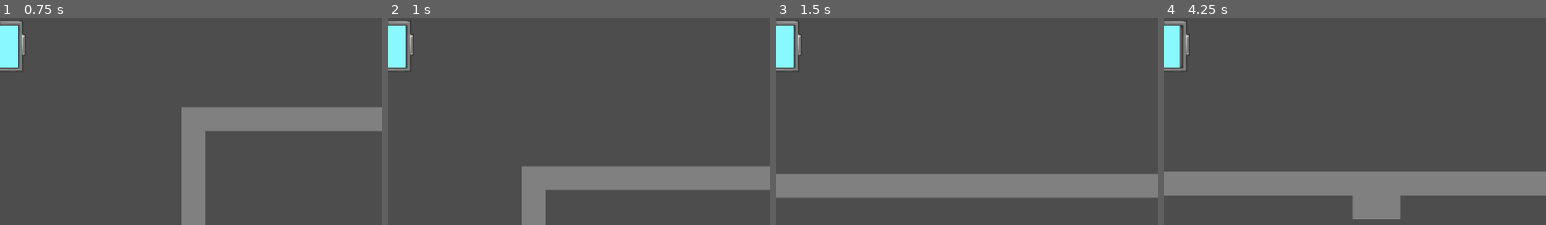
Above: before the commit, frames 1-4 (left to right).
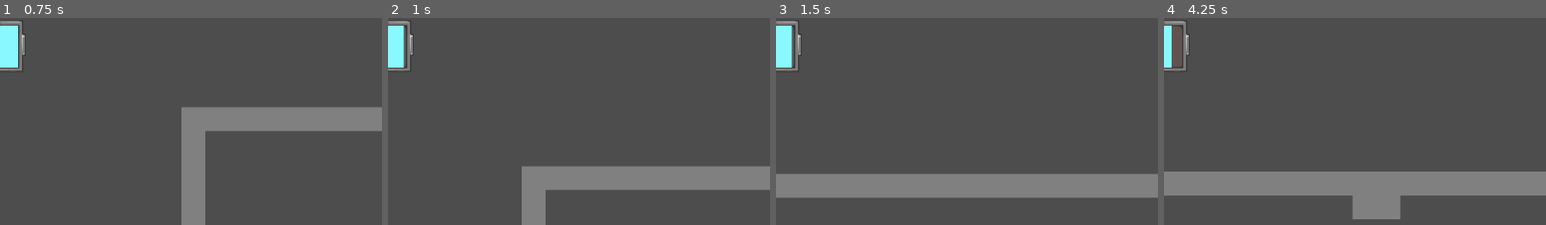
Above: after the commit, the same moments.

Repository: il-Gallone/SpeedJam6
Game: Godot game, scene res://Scenes/level_example.tscn
Two runs of this game, one before a commit and one after it. Both use one fixed random seed, a clock stepped at 60 frames per second and the inputs below.
Inputs (mouse positions are % of the whole screen's width and height, from its top left):
- Up to frame 1 (0.75 s): tap Enter at 0.5 s; move the mouse to (72, 43) at 0.52 s; press the mouse at (72, 43) at 0.53 s; hold Right (ui_right) from 0.53 s (still down); tap Shift (dash) at 0.6 s
- Up to frame 2 (1 s): keep holding Right (ui_right); tap Space (jump) at 0.77 s
- Up to frame 3 (1.5 s): keep holding Right (ui_right); tap Space (jump) at 1.07 s; move the mouse to (30, 53) at 1.27 s; release the mouse at (30, 53) at 1.28 s; click (30, 53) at 1.35 s
- Up to frame 4 (4.25 s): tap Space (jump) at 1.52, 1.55, 1.82, 2.1, 3.02, 3.32, 3.77, 3.8, 4.07 s; move the mouse to (60, 26) at 2.02 s; release Right (ui_right) at 2.03 s; hold Left (ui_left) 2.03-2.78 s; tap Shift (dash) at 2.3, 2.85 s; move the mouse to (45, 69) at 2.77 s; hold Right (ui_right) from 2.78 s (still down); click (45, 69) at 3.05 s; move the mouse to (80, 64) at 3.52 s; press the mouse at (80, 64) at 3.53 s
The pictures show only the part of the screen within x 16-66%, y 1-51%; the shares and areas given below are measured in that part.

Frame 1 is identical in both runs. In frame 2, 0.2% of the frame differs, in the area x 4-5%, y 3-24%; in frame 3, 0.2%; in frame 4, 0.5%, in the area x 2-5%, y 3-24%.

Commit message:
Death and Respawn

Diff:
--- a/Prefabs/Debug/Platforms/Tileset/Debug Platform Tileset.tres
+++ b/Prefabs/Debug/Platforms/Tileset/Debug Platform Tileset.tres
@@ -30,6 +30,7 @@
 [resource]
 tile_size = Vector2i(100, 100)
 occlusion_layer_0/light_mask = 1
-physics_layer_0/collision_layer = 1
+physics_layer_0/collision_layer = 3
+physics_layer_0/collision_mask = 3
 physics_layer_0/physics_material = SubResource("PhysicsMaterial_luy7h")
 sources/0 = SubResource("TileSetAtlasSource_eiise")
--- /dev/null
+++ b/Prefabs/PlayerCorpse.tscn
@@ -0,0 +1,25 @@
+[gd_scene load_steps=4 format=3 uid="uid://fqjbpavwggji"]
+
+[ext_resource type="Texture2D" uid="uid://chl25p2f4wilc" path="res://Art/Character/Dead Robot.png" id="1_j3vx0"]
+[ext_resource type="Script" path="res://Scripts/CorpsePart.gd" id="2_flosj"]
+
+[sub_resource type="RectangleShape2D" id="RectangleShape2D_fex80"]
+
+[node name="PlayerCorpse" type="RigidBody2D"]
+collision_layer = 2
+collision_mask = 2
+
+[node name="CollisionShape2D" type="CollisionShape2D" parent="."]
+scale = Vector2(3.5, 4.5)
+shape = SubResource("RectangleShape2D_fex80")
+
+[node name="Sprite2D" type="Sprite2D" parent="."]
+scale = Vector2(0.05, 0.05)
+texture = ExtResource("1_j3vx0")
+
+[node name="CorpseArea" type="Area2D" parent="."]
+script = ExtResource("2_flosj")
+
+[node name="CollisionShape2D" type="CollisionShape2D" parent="CorpseArea"]
+scale = Vector2(3.5, 4.5)
+shape = SubResource("RectangleShape2D_fex80")
--- a/Scripts/CollectableBase.gd
+++ b/Scripts/CollectableBase.gd
@@ -3,20 +3,28 @@
 class_name CollectableBase
 
 @export var upgradeAmount: float
-enum upgradeType {SPEED, JUMP, BATTERY, PRIME}
+enum upgradeType {SPEED, JUMP, BATTERY, PRIME, CORPSE}
 
 var type
 
 func OnPickup(player):
 	if type == upgradeType.SPEED:
 		player.maxSpeed += upgradeAmount
+		player.speedParts += 1
 	if type == upgradeType.JUMP:
 		player.jumpSpeed += upgradeAmount
+		player.jumpParts += 1
 	if type == upgradeType.BATTERY:
 		player.maxBattery += upgradeAmount
+		player.batteryParts += 1
 	if type == upgradeType.PRIME:
 		PrimeUpgrade(player)
 	queue_free()
+	if type == upgradeType.CORPSE:
+		GraveRobbing(player)
 
 func PrimeUpgrade(_player):
 	pass
+
+func GraveRobbing(player):
+	pass
--- /dev/null
+++ b/Scripts/CorpsePart.gd
@@ -0,0 +1,21 @@
+extends "res://Scripts/CollectableBase.gd"
+
+@export var speedAmount: int = 20
+@export var jumpAmount: int = -36
+@export var batteryAmount: int = 100
+
+# Called when the node enters the scene tree for the first time.
+func _ready() -> void:
+	type = upgradeType.CORPSE
+
+
+
+
+func GraveRobbing(player):
+	player.maxSpeed += upgradeAmount*speedAmount
+	player.speedParts += upgradeAmount
+	player.jumpSpeed += upgradeAmount*jumpAmount
+	player.jumpParts += upgradeAmount
+	player.maxBattery += upgradeAmount*batteryAmount
+	player.batteryParts += upgradeAmount
+	get_parent().queue_free()
--- a/Scripts/PlayerController.gd
+++ b/Scripts/PlayerController.gd
@@ -1,5 +1,6 @@
 extends CharacterBody2D
 
+const PlayerCorpse = preload("res://Prefabs/PlayerCorpse.tscn")
 
 @export_category("Movement Parameters")
 @export var maxSpeed: float = 400.0
@@ -35,6 +36,10 @@
 
 var gravity = ProjectSettings.get_setting("physics/2d/default_gravity")
 
+var speedParts = 0
+var jumpParts = 0
+var batteryParts = 0
+
 @onready var animatedSprite = $AnimatedSprite2D
 var isInAir = false
 
@@ -47,129 +52,169 @@
 
 # Called every frame. 'delta' is the elapsed time since the previous frame.
 func _physics_process(delta: float) -> void:
-	if velocity.y < 10 and velocity.y > -10 and isInAir:
-		animatedSprite.play("Float")
-	elif velocity.y > 10:
-		animatedSprite.play("Fall")
-		isInAir = true
-	if velocity.x > 0:
-		animatedSprite.flip_h = false
-		$GrapplingHook.position.x = -42
-	elif velocity.x < 0:
-		animatedSprite.flip_h = true
-		$GrapplingHook.position.x = 42
-	if isDashing:
-		Dash(delta)
+	if battery > 0:
+		if velocity.y < 10 and velocity.y > -10 and isInAir:
+			animatedSprite.play("Float")
+		elif velocity.y > 10:
+			animatedSprite.play("Fall")
+			isInAir = true
+		if velocity.x > 0:
+			animatedSprite.flip_h = false
+			$GrapplingHook.position.x = -42
+		elif velocity.x < 0:
+			animatedSprite.flip_h = true
+			$GrapplingHook.position.x = 42
+		if isDashing:
+			Dash(delta)
+		else:
+			var accelDir = Input.get_axis("ui_left", "ui_right")
+			if dashCD > 0:
+				dashCD -= delta
+			velocity.y += gravity * delta
+			if accelDir != 0:
+				if !isHookFlying:
+					facingDir = int(accelDir)
+				battery -= 1 * delta
+			if is_on_floor():
+				if isCharging:
+					if velocity.x == 0:
+						battery += 200 * delta
+						if battery > maxBattery:
+							battery = maxBattery
+				if isInAir:
+					animatedSprite.play("Landing")
+					isInAir = false
+				jumpsAvailable = maxJumpsAvailable
+				if !animatedSprite.animation == "Landing":
+					if velocity.x <= 5 and velocity.x >= -5:
+						animatedSprite.play("Idle")
+					else:
+						animatedSprite.play("WalkCycle")
+						animatedSprite.speed_scale = abs(velocity.x/200)
+				if jumpBuffer:
+					Jump()
+					jumpBuffer = false
+				if accelDir == 0:
+					if velocity.x < 0:
+						velocity.x += frictionMod * delta
+						if velocity.x > 0:
+							velocity.x  = 0
+					if velocity.x > 0:
+						velocity.x -= frictionMod * delta
+						if velocity.x < 0:
+							velocity.x  = 0
+				if velocity.x > maxSpeed:
+					velocity.x -= maxSpeedDecel * delta
+					if accelDir < 0:
+						velocity.x += acceleration * accelDir * delta
+				elif velocity.x < -maxSpeed:
+					velocity.x += maxSpeedDecel * delta
+					if accelDir > 0:
+						velocity.x += acceleration * accelDir * delta
+				else:
+					velocity.x += acceleration * accelDir * delta
+					if velocity.x > 0 and accelDir < 0:
+						velocity.x -= frictionMod * delta
+					if velocity.x < 0 and accelDir > 0:
+						velocity.x += frictionMod * delta
+					if velocity.x >= maxSpeed:
+						velocity.x = maxSpeed
+					if velocity.x <= -maxSpeed:
+						velocity.x = -maxSpeed
+			else:
+				animatedSprite.speed_scale = 1
+				if velocity.x > maxSpeed * airMaxSpeedMod:
+					velocity.x -= maxSpeedDecel * delta
+					if accelDir < 0:
+						velocity.x += acceleration * accelDir * delta
+				elif velocity.x < -maxSpeed * airMaxSpeedMod:
+					velocity.x += maxSpeedDecel * delta
+					if accelDir > 0:
+						velocity.x += acceleration * accelDir * delta
+				else:
+					velocity.x += acceleration * accelDir * delta
+					if velocity.x >= maxSpeed * airMaxSpeedMod:
+						velocity.x = maxSpeed * airMaxSpeedMod
+					if velocity.x <= -maxSpeed * airMaxSpeedMod:
+						velocity.x = -maxSpeed * airMaxSpeedMod
+
+
+			if isHookFlying:
+				HookExtend(delta)
+			elif isHooked:
+				HookSwing(delta)
+			elif isHookReturning:
+				HookReturn(delta)
+
+			if Input.is_action_just_pressed("dash") and dashesAvailable and dashCD <= 0:
+				if !isHookFlying and !isHooked:
+					battery -= 15
+					dashCD = dashTime
+					isDashing = true
+
+			if Input.is_action_just_pressed("jump"):
+				if jumpsAvailable > 0:
+					Jump()
+				else:
+					jumpBuffer = true
+					get_tree().create_timer(jumpBufferTime).timeout.connect(On_Jump_Buffer_Timeout)
+
+			if Input.is_action_just_pressed("grapple") && isHookReady:
+				animatedSprite.play("Float")
+				isHookFlying = true
+				isHookReady = false
+
+			if !Input.is_action_pressed("grapple") && !isHookReturning:
+				isHookReturning = true
+				isHooked = false
+				isHookFlying = false
+
+		move_and_slide()
+		if battery <= 0:
+			Death()
 	else:
-		var accelDir = Input.get_axis("ui_left", "ui_right")
-		if dashCD > 0:
-			dashCD -= delta
-		velocity.y += gravity * delta
-		if accelDir != 0:
-			if !isHookFlying:
-				facingDir = int(accelDir)
-			battery -= 1 * delta
-		if is_on_floor():
-			if isCharging:
-				if velocity.x == 0:
-					battery += 200 * delta
-					if battery > maxBattery:
-						battery = maxBattery
-			if isInAir:
-				animatedSprite.play("Landing")
-				isInAir = false
-			jumpsAvailable = maxJumpsAvailable
-			if !animatedSprite.animation == "Landing":
-				if velocity.x <= 5 and velocity.x >= -5:
-					animatedSprite.play("Idle")
-				else:
-					animatedSprite.play("WalkCycle")
-					animatedSprite.speed_scale = abs(velocity.x/200)
-			if jumpBuffer:
-				Jump()
-				jumpBuffer = false
-			if accelDir == 0:
-				if velocity.x < 0:
-					velocity.x += frictionMod * delta
-					if velocity.x > 0:
-						velocity.x  = 0
-				if velocity.x > 0:
-					velocity.x -= frictionMod * delta
-					if velocity.x < 0:
-						velocity.x  = 0
-			if velocity.x > maxSpeed:
-				velocity.x -= maxSpeedDecel * delta
-				if accelDir < 0:
-					velocity.x += acceleration * accelDir * delta
-			elif velocity.x < -maxSpeed:
-				velocity.x += maxSpeedDecel * delta
-				if accelDir > 0:
-					velocity.x += acceleration * accelDir * delta
-			else:
-				velocity.x += acceleration * accelDir * delta
-				if velocity.x > 0 and accelDir < 0:
-					velocity.x -= frictionMod * delta
-				if velocity.x < 0 and accelDir > 0:
-					velocity.x += frictionMod * delta
-				if velocity.x >= maxSpeed:
-					velocity.x = maxSpeed
-				if velocity.x <= -maxSpeed:
-					velocity.x = -maxSpeed
-		else:
-			animatedSprite.speed_scale = 1
-			if velocity.x > maxSpeed * airMaxSpeedMod:
-				velocity.x -= maxSpeedDecel * delta
-				if accelDir < 0:
-					velocity.x += acceleration * accelDir * delta
-			elif velocity.x < -maxSpeed * airMaxSpeedMod:
-				velocity.x += maxSpeedDecel * delta
-				if accelDir > 0:
-					velocity.x += acceleration * accelDir * delta
-			else:
-				velocity.x += acceleration * accelDir * delta
-				if velocity.x >= maxSpeed * airMaxSpeedMod:
-					velocity.x = maxSpeed * airMaxSpeedMod
-				if velocity.x <= -maxSpeed * airMaxSpeedMod:
-					velocity.x = -maxSpeed * airMaxSpeedMod
-
-
-		if isHookFlying:
-			HookExtend(delta)
-		elif isHooked:
-			HookSwing(delta)
-		elif isHookReturning:
-			HookReturn(delta)
-
-		if Input.is_action_just_pressed("dash") and dashesAvailable and dashCD <= 0:
-			if !isHookFlying and !isHooked:
-				battery -= 3
-				dashCD = dashTime
-				isDashing = true
-
-		if Input.is_action_just_pressed("jump"):
-			if jumpsAvailable > 0:
-				Jump()
-			else:
-				jumpBuffer = true
-				get_tree().create_timer(jumpBufferTime).timeout.connect(On_Jump_Buffer_Timeout)
-
-		if Input.is_action_just_pressed("grapple") && isHookReady:
-			animatedSprite.play("Float")
-			isHookFlying = true
-			isHookReady = false
-
-		if !Input.is_action_pressed("grapple") && !isHookReturning:
-			isHookReturning = true
-			isHooked = false
-			isHookFlying = false
-
-	move_and_slide()
+		if animatedSprite.animation != "Death":
+			Respawn()
+
+
+func Death()-> void:
+	#TODO Death Animation
+	pass
+
+func Respawn() -> void:
+	var lowestPartCount = 5
+	if speedParts < lowestPartCount:
+		lowestPartCount = speedParts
+	if jumpParts < lowestPartCount:
+		lowestPartCount = jumpParts
+	if batteryParts < lowestPartCount:
+		lowestPartCount = batteryParts
+	if lowestPartCount != 0:
+		var deathPos = position
+		var newCorpse = PlayerCorpse.instantiate()
+		newCorpse.position = deathPos
+		newCorpse.find_child("CorpseArea").upgradeAmount = lowestPartCount
+		get_tree().current_scene.add_child(newCorpse)
+		LostParts(lowestPartCount, "all")
+	battery = maxBattery
+	position = lastCheckpoint.global_position
+
+func LostParts(partCount, type):
+	if type == "speed" or type == "all":
+		maxSpeed -= 20*partCount
+		speedParts -= partCount
+	if type == "jump" or type == "all":
+		jumpSpeed -= -36*partCount
+		jumpParts -= partCount
+	if type == "battery" or type == "all":
+		maxBattery -= 100*partCount
+		batteryParts -= partCount
 
 
 func Jump()-> void:
 	isInAir = true
 	velocity.y = jumpSpeed
-	battery -= 1.5
+	battery -= 10
 	jumpsAvailable -= 1
 	animatedSprite.play("Jump")
 
@@ -253,6 +298,7 @@
 		if lastCheckpoint:
 			lastCheckpoint.NotCheckpoint()
 		area.Checkpoint()
+		lastCheckpoint = area
 
 
 func _on_area_2d_area_exited(area: Area2D) -> void:
Binary file added: Art/Character/Dead Robot.png
Not shown, added: Art/Character/Dead Robot.png.import
Not shown: 1 places in Scenes/level_example.tscn that only renumber resources
